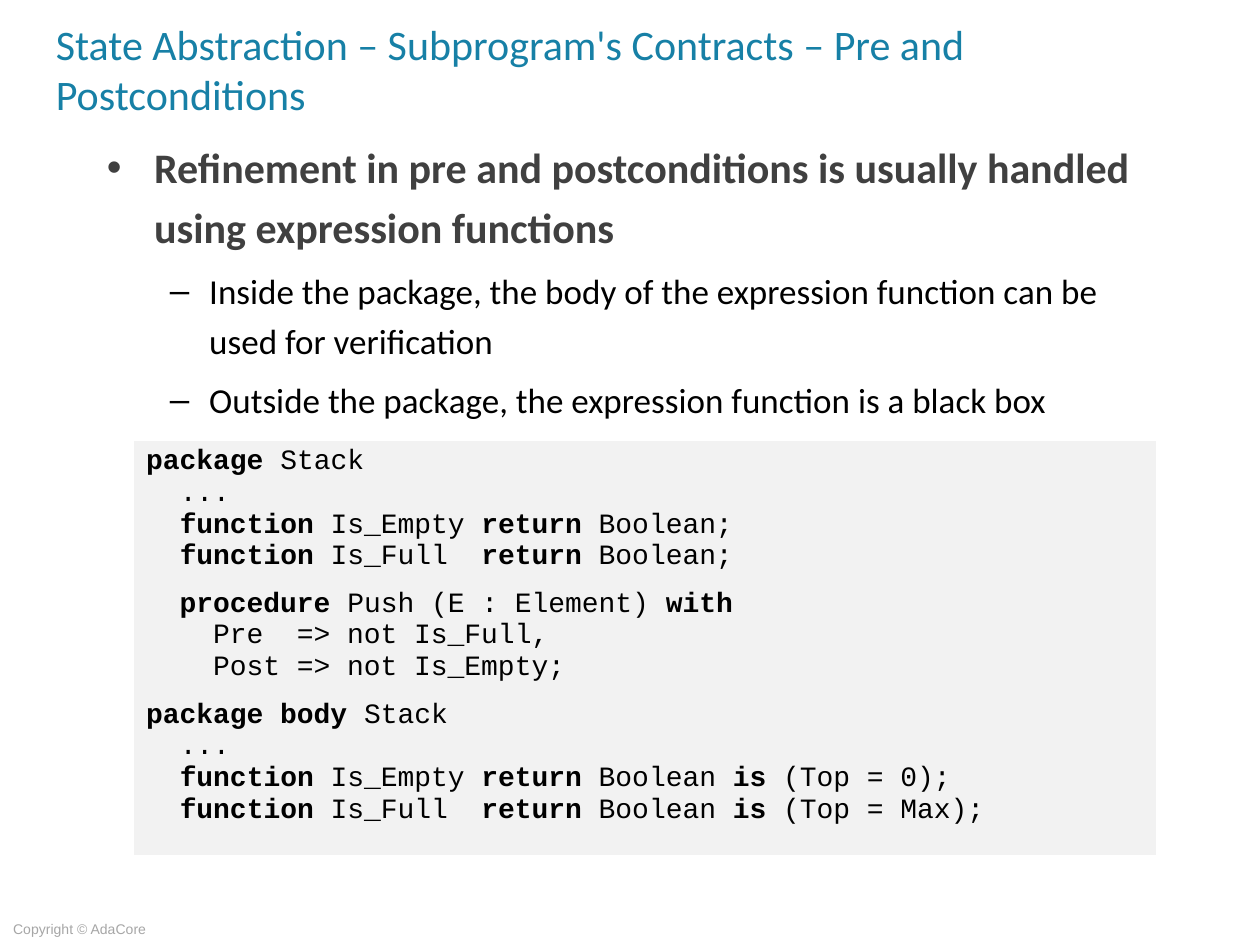
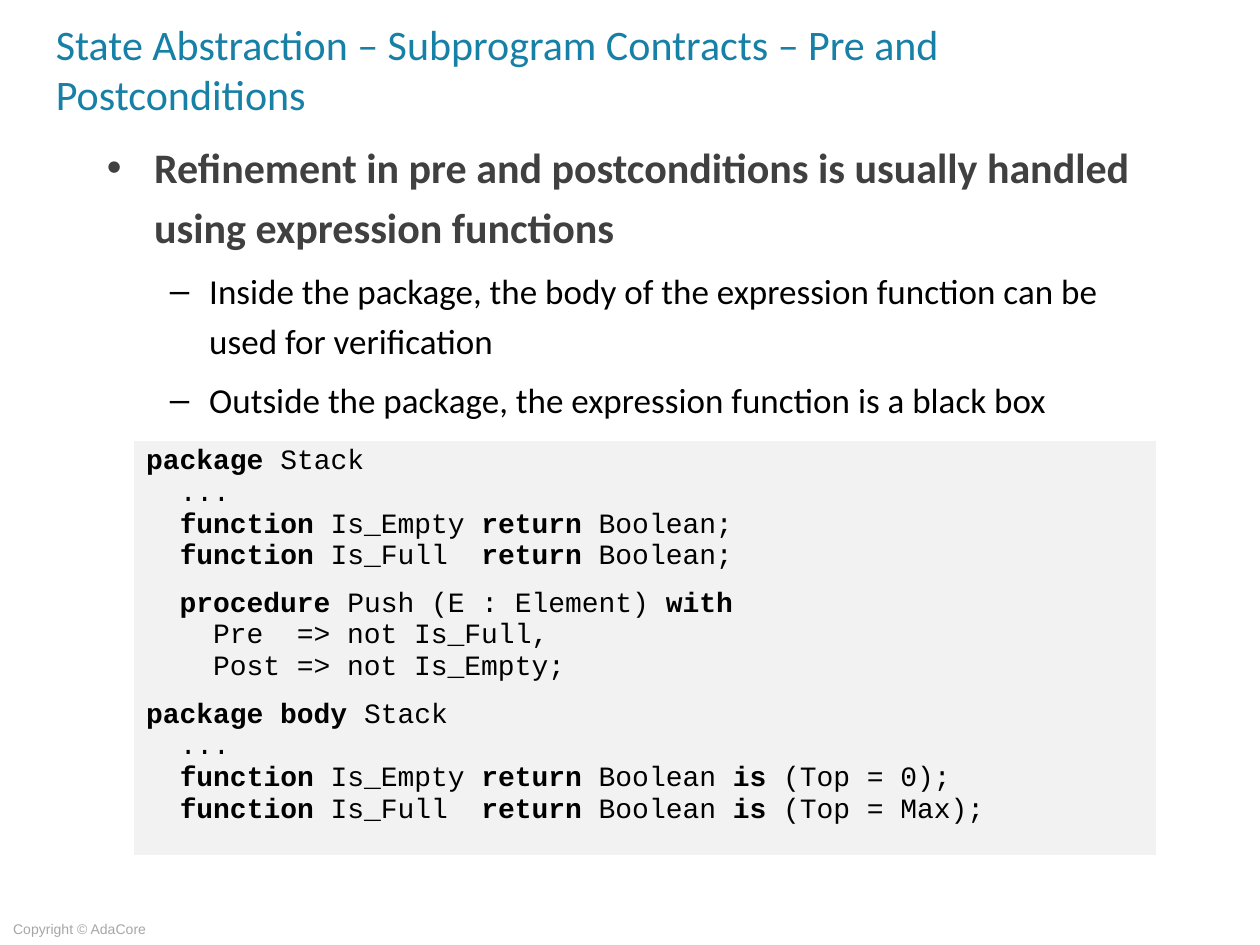
Before and after one commit to AdaCoreU/Courses, a slide deck: slide 12 of lectures/06_SPARK_2014/04_State_Abstraction/Slides/04_State_Abstraction.ppt. Drawn at 1260x945 pixels with LibreOffice and Linux fonts; fonts in the diff are those of the drawing; background and template pictures are left out. Boxes give left, top, right and bottom in pixels: in the first picture for what was removed or moved away, otherwise in the second. Text is boxed around its words. In the diff, an @@ line names an element or a change of style, - is before the commit and + after.

Commit message:
Updated SPARK 2014 Program Proof and added initial slide-only, no narrative version of State Abstraction

```diff
--- a/lectures/06_SPARK_2014/04_State_Abstraction/Slides/04_State_Abstraction.ppt
+++ b/lectures/06_SPARK_2014/04_State_Abstraction/Slides/04_State_Abstraction.ppt
@@ title at box(56, 30, 938, 111): text changed @@
-State Abstraction – Subprogram's Contracts – Pre and Postconditions
+State Abstraction – Subprogram Contracts – Pre and Postconditions
```
Also in this commit, not shown: 6 other slides changed, 4 other files.
